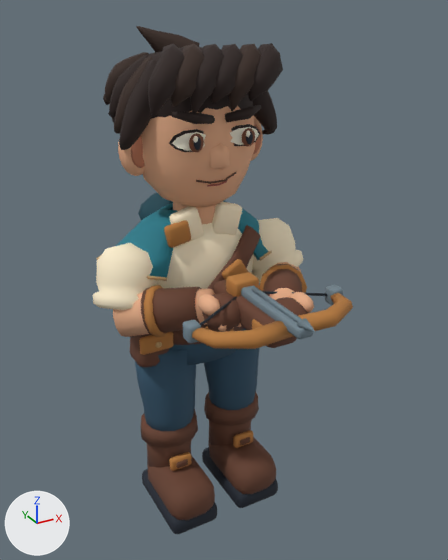
The Blender file art/ranger-face-sample/Ranger_FaceSample.blend, before and after one commit.
Before and after are seen from a 50 mm lens placed at (-1.24, -2.53, 2.48), pointed at (0.02, -0.24, 1.34). Lighting does not change. The marker at lower left points along +X, +Y and +Z. The older version comes first.

Objects in the first picture: 'Ranger_Body'.
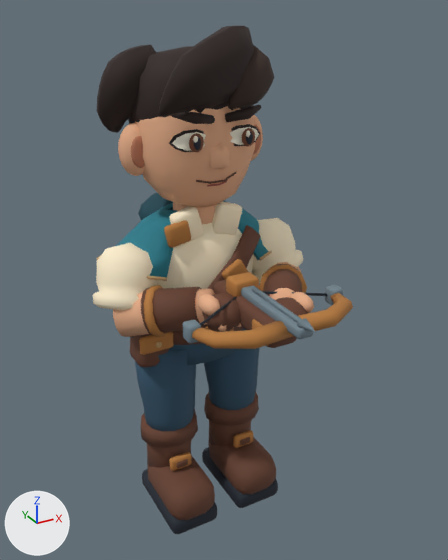
Commit message: art(arena): simplify sample ranger hair into five directional masses

The edits, one by one:
me_cube_001 is used by ob_ranger_body; location (0.0, 0.0, 0.0).
me_cube_001 had 7109 vertices, 6850 faces and spanned x -0.55..0.55, y -0.95..0.36, z 0.0..2.41.
me_cube_001 now has 5730 vertices, 5556 faces and spans x -0.55..0.55, y -0.95..0.36, z 0.0..2.42.
me_cube_001 part 1: 17 loose pieces with 1379 vertices, spanning x -0.38..0.38, y -0.3..0.31, z 1.85..2.41, are deleted.
me_cube_001 part 2: 364 vertices moved from x -0.32..0.16, y -0.3..-0.07, z 2.09..2.35 to x -0.42..0.33, y -0.32..0.35, z 1.83..2.42.

What differs and where, as boxes (x1, y1, x2, y2) in the pictures (448 x 560 px; the box of a moved part takes in the faces that stretch with it):
part 1 of me_cube_001, deleted
    before: (103, 26, 283, 150)
part 2 of me_cube_001, moved or reshaped
    before: (150, 44, 235, 118)
    after: (109, 26, 274, 133)
